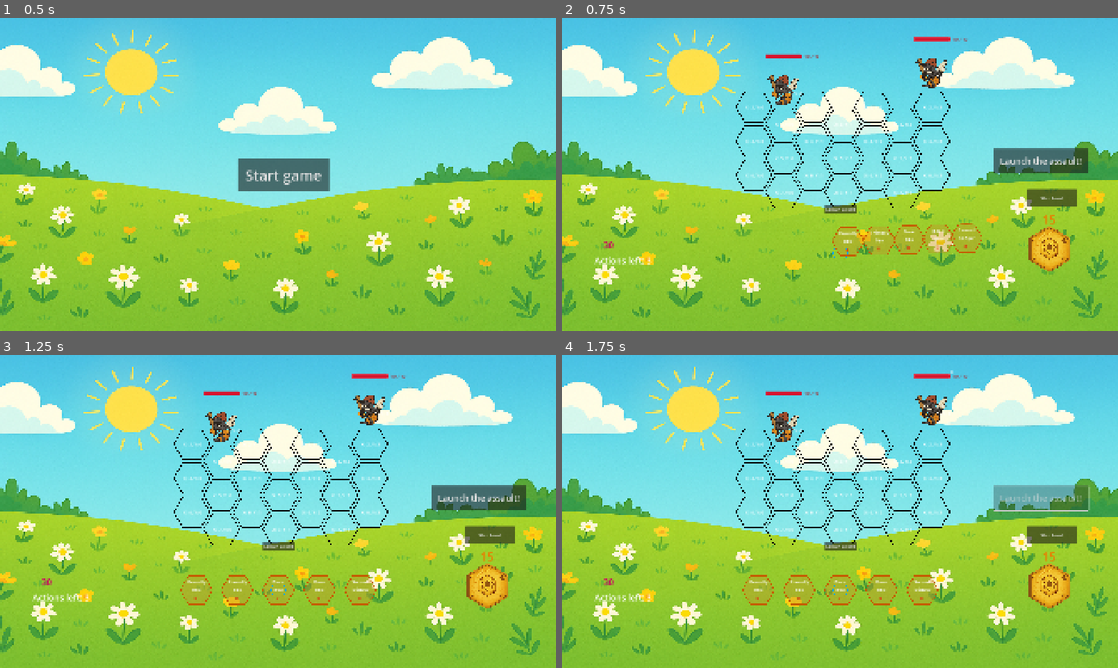
Above: before the commit, frames 1-4 (two rows, left to right).
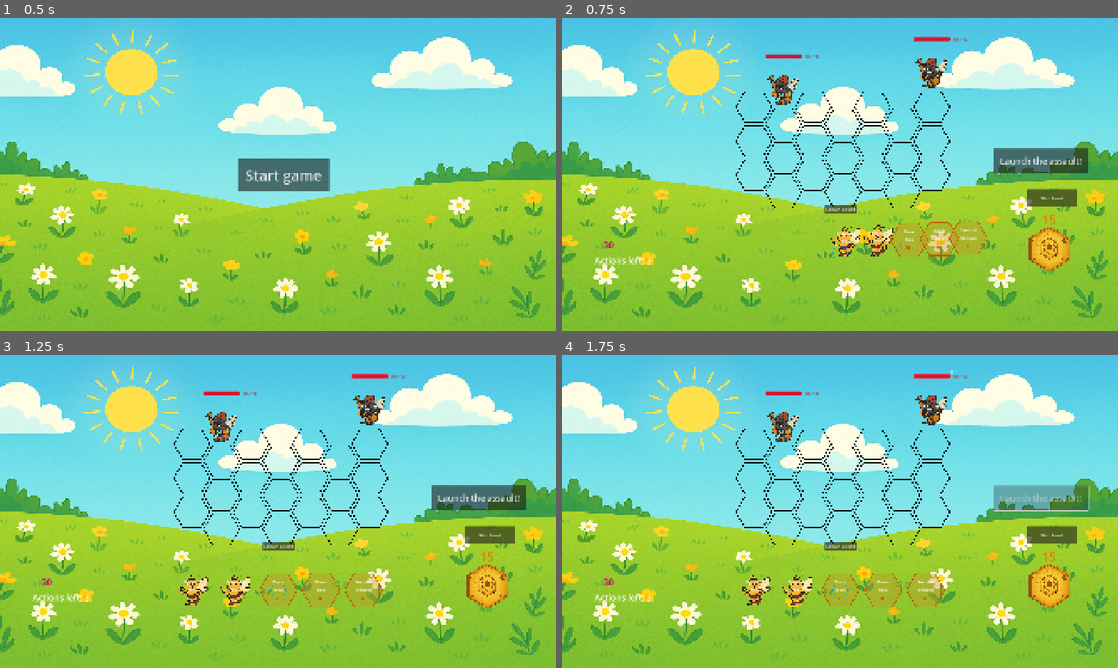
Above: after the commit, the same moments.

Repository: tysia2512/buzzco
Game: Godot game, scene res://scenes/main.tscn
The game is run twice, just before and just after one commit, with the same random seed, the same clock (stepped at 60 frames per second) and the same inputs.
Inputs:
- Up to frame 1 (0.5 s): no input
- Up to frame 2 (0.75 s): click "Start game" at 0.5 s
- Up to frame 3 (1.25 s): no input
- Up to frame 4 (1.75 s): click "Launch the assault!" at 1.25 s

Frame 1 is identical in both runs. In frame 2, 1.4% of the frame differs, in the area x 33-77%, y 23-77%; in frame 3, 1.5%, in the area x 32-69%, y 23-81%; in frame 4, 1.5%.

Commit message:
The caards can take custom textures, give new texture to friendly bee

Diff:
--- a/scenes/enemy_tile.tscn
+++ b/scenes/enemy_tile.tscn
@@ -6,5 +6,6 @@
 script = ExtResource("1_c1rct")
 
 [node name="DebugCoordLabel" type="Label" parent="."]
+visible = false
 offset_right = 40.0
 offset_bottom = 23.0
--- a/scenes/friendly_bee_card.tscn
+++ b/scenes/friendly_bee_card.tscn
@@ -1,10 +1,12 @@
-[gd_scene load_steps=3 format=3 uid="uid://cnbumly8wd46w"]
+[gd_scene load_steps=4 format=3 uid="uid://cnbumly8wd46w"]
 
 [ext_resource type="Script" uid="uid://dqi1rabmv1wml" path="res://scripts/friendly_bee_card.gd" id="1_l7l4l"]
 [ext_resource type="PackedScene" uid="uid://dpctul3yh8g03" path="res://scenes/generic_card.tscn" id="1_pqlsq"]
+[ext_resource type="Texture2D" uid="uid://qptb5hp8683y" path="res://assets/friendly_bee.png" id="2_0xwkr"]
 
 [node name="FriendlyBeeCard" type="Node2D"]
 script = ExtResource("1_l7l4l")
+texture = ExtResource("2_0xwkr")
 
 [node name="Card" parent="." instance=ExtResource("1_pqlsq")]
 
--- a/scenes/generic_card.tscn
+++ b/scenes/generic_card.tscn
@@ -1,17 +1,19 @@
-[gd_scene load_steps=3 format=3 uid="uid://dpctul3yh8g03"]
+[gd_scene load_steps=4 format=3 uid="uid://dpctul3yh8g03"]
 
 [ext_resource type="Script" uid="uid://ckwpxrboijb8j" path="res://scripts/generic_card.gd" id="1_1y0pe"]
 [ext_resource type="Texture2D" uid="uid://dt3425k0ene5n" path="res://assets/hex_blue copy.svg" id="2_nnksx"]
+[ext_resource type="Script" uid="uid://dr65pifk4fdu7" path="res://scripts/grid_sprite_2d.gd" id="3_nnksx"]
 
 [node name="Card" type="Node2D"]
 script = ExtResource("1_1y0pe")
+texture = ExtResource("2_nnksx")
 
-[node name="BaseCardSprite" type="Sprite2D" parent="."]
-scale = Vector2(0.24, 0.24)
-texture = ExtResource("2_nnksx")
-region_rect = Rect2(0, 0, 1034.26, 1525.57)
+[node name="GridSprite2D" type="Sprite2D" parent="."]
+script = ExtResource("3_nnksx")
+metadata/_custom_type_script = "uid://dr65pifk4fdu7"
 
 [node name="AttackLabel" type="Label" parent="."]
+visible = false
 offset_left = -20.0
 offset_top = -13.0
 offset_right = 20.0
--- a/scenes/grid_tile.tscn
+++ b/scenes/grid_tile.tscn
@@ -19,6 +19,7 @@
 polygon = PackedVector2Array(-30, -54, 32, -54, 63, 1, 32, 54, -31, 55, -63, 0)
 
 [node name="DebugCoordLabel" type="Label" parent="."]
+visible = false
 offset_left = -30.0
 offset_top = -20.0
 offset_right = 33.0
--- a/scenes/level_play.tscn
+++ b/scenes/level_play.tscn
@@ -8,8 +8,6 @@
 [ext_resource type="Script" uid="uid://btxvhv1dwgx66" path="res://scripts/card_movement_manager.gd" id="4_5espj"]
 [ext_resource type="PackedScene" uid="uid://qm813tqd45mo" path="res://scenes/deck_n_hand.tscn" id="5_1n5cl"]
 [ext_resource type="PackedScene" uid="uid://q1bx0oxeisoc" path="res://scenes/grid.tscn" id="6_rvuek"]
-[ext_resource type="PackedScene" uid="uid://ckpptl2jqbff3" path="res://scenes/basic_bee_card.tscn" id="7_wvadp"]
-[ext_resource type="PackedScene" uid="uid://cnbumly8wd46w" path="res://scenes/friendly_bee_card.tscn" id="8_x5h4f"]
 [ext_resource type="PackedScene" uid="uid://cx2m6md070sfq" path="res://scenes/enemy_manager.tscn" id="9_nk028"]
 [ext_resource type="PackedScene" uid="uid://cn0nek0sj8uyd" path="res://scenes/health_label.tscn" id="11_obdjb"]
 
@@ -65,13 +63,6 @@
 
 [node name="Grid" parent="CardMovementManager" instance=ExtResource("6_rvuek")]
 position = Vector2(969, 483)
-
-[node name="CardPresets" type="Node2D" parent="."]
-visible = false
-
-[node name="BasicBeeCard" parent="CardPresets" instance=ExtResource("7_wvadp")]
-
-[node name="FriendlyBeeCard" parent="CardPresets" instance=ExtResource("8_x5h4f")]
 
 [node name="AnimationManager" type="Node2D" parent="."]
 
--- a/scenes/tile.tscn
+++ b/scenes/tile.tscn
@@ -6,5 +6,6 @@
 script = ExtResource("1_3dk36")
 
 [node name="DebugCoordLabel" type="Label" parent="."]
+visible = false
 offset_right = 40.0
 offset_bottom = 23.0
--- a/scripts/generic_card.gd
+++ b/scripts/generic_card.gd
@@ -7,11 +7,17 @@
 @export var card_name: String = "Card"
 @export var current_attack_points: int = 1
 @export var pollen_cost: int = 2
+@export var texture: Texture2D:
+	set(value):
+		texture = value
+		if sprite:
+			sprite.init_texture(value)
+
 
 @onready var name_label: Label = $NameLabel
 @onready var attack_label: Label = $AttackLabel
-@onready var base_card_sprite: Sprite2D = $BaseCardSprite
 @onready var debug_attack_strength_label: Label = $DebugAttackStrengthLabel
+@onready var sprite: GridSprite2D = $GridSprite2D
 
 var tween: Tween
 
@@ -24,6 +30,7 @@
 	visible = false
 
 func _ready():
+	sprite.init_texture(texture)
 	_update_labels()
 	visible = true
 
@@ -36,7 +43,7 @@
 	_update_labels()
 
 func get_texture_size():
-	return base_card_sprite.scale * base_card_sprite.texture.get_size()
+	return sprite.scale * sprite.texture.get_size()
 
 func set_is_dragged():
 	if get_parent() and get_parent().tween:
--- a/scripts/global/game_state.gd
+++ b/scripts/global/game_state.gd
@@ -14,6 +14,7 @@
 	ENEMY_SELECT,
 	GRID_CARD_SELECT
 }
+const DEBUG_MODE: bool = false
 const POLLEN_ENABLED: bool = false
 
 const EMEMY_COLLISION_LAYER: int = 3
--- a/scripts/tile.gd
+++ b/scripts/tile.gd
@@ -5,6 +5,13 @@
 @export var grid: Grid
 
 @onready var debug_coord_label: Label = $DebugCoordLabel
+
+func _ready():
+	if GameState.DEBUG_MODE:
+		debug_coord_label.visible = true
+	else:
+		debug_coord_label.visible = false
+
 
 func set_grid_position(_row: int, _column: int):
 	row = _row
--- a/scripts/typed_card.gd
+++ b/scripts/typed_card.gd
@@ -3,9 +3,17 @@
 class_name TypedCard extends Node2D
 
 var tween: Tween
+@export var texture: Texture2D:
+	set(value):
+		texture = value
+		if card != null:
+			card.texture = value
+
 @export var card: GenericCard:
 	set(value):
 		card = value
+		if texture:
+			card.texture = texture
 		card.card_removed_from_board.connect(_remove)
 
 func remove_from_board():
Binary file added: assets/friendly_bee.png
Not shown, added: assets/friendly_bee.png.import
Not shown: 1 places in scenes/level_play.tscn that only renumber resources
